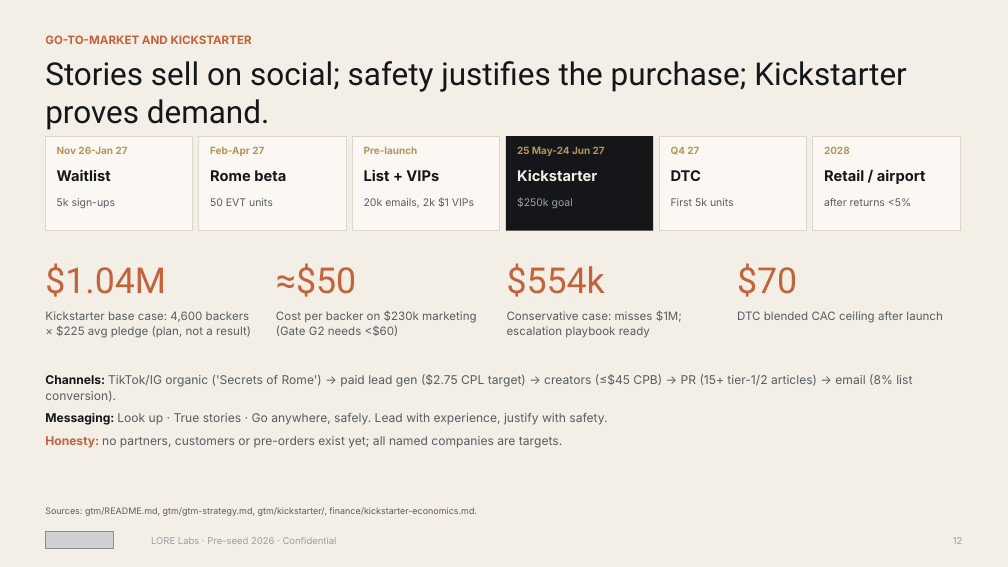
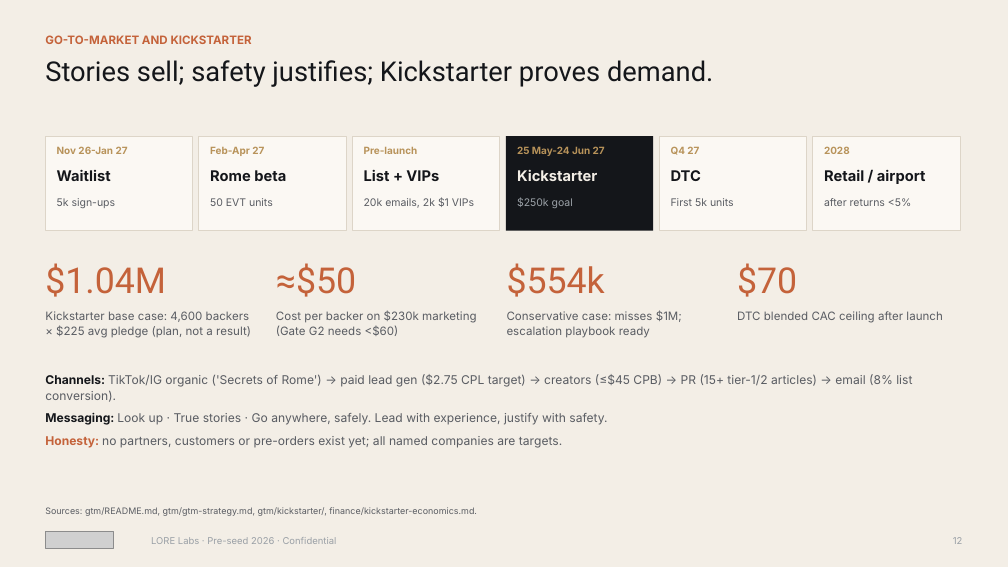
Before and after one commit to nimb-ou/hello-world, a slide deck: slide 12 of investor/LORE_Pitch_Deck.pptx. Drawn at 1008x567 pixels with LibreOffice and Linux fonts; fonts in the diff are those of the drawing; grey boxes stand for pictures. Boxes give left, top, right and bottom in pixels: in the first picture for what was removed or moved away, otherwise in the second. Text is boxed around its words. In the diff, an @@ line names an element or a change of style, - is before the commit and + after.

```diff
--- a/investor/LORE_Pitch_Deck.pptx
+++ b/investor/LORE_Pitch_Deck.pptx
@@ text at (45,60,713,87): text changed; size 30 to 26 pt @@
-Stories sell on social; safety justifies the purchase; Kickstarter proves demand.
+Stories sell; safety justifies; Kickstarter proves demand.
```
Also in this commit, not shown: 15 other slides changed, 58 other files.
